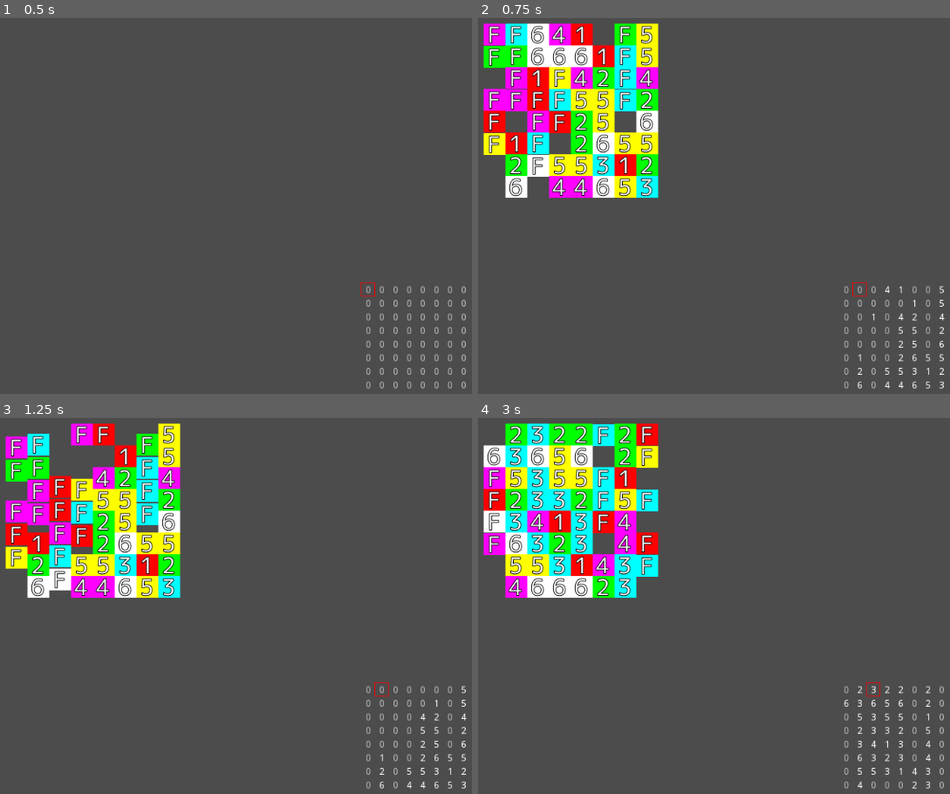
Above: before the commit, frames 1-4 (two rows, left to right).
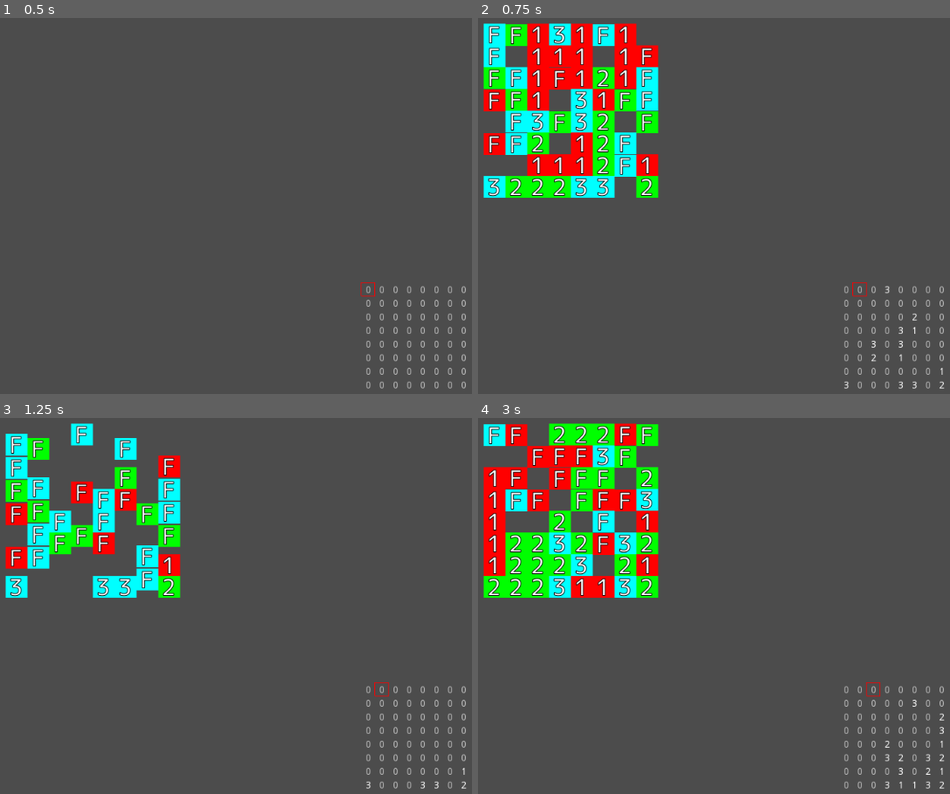
Above: after the commit, the same moments.

Repository: syun77/gd_match3
Game: Godot game, scene res://Main.tscn
The game is run twice, just before and just after one commit, with the same random seed, the same clock (stepped at 60 frames per second) and the same inputs.
Inputs:
- Up to frame 1 (0.5 s): no input
- Up to frame 2 (0.75 s): tap Enter at 0.5 s; hold Right (ui_right) from 0.53 s (still down); tap R (ui_r) at 0.6 s
- Up to frame 3 (1.25 s): keep holding Right (ui_right)
- Up to frame 4 (3 s): release Right (ui_right) at 1.28 s; hold Down (ui_down) 1.28-2.03 s; tap R (ui_r) at 1.35, 2.1, 2.85 s; hold Right (ui_right) 2.03-2.78 s; hold Up (ui_up) from 2.78 s (still down)

Frame 1 is identical in both runs. In frame 2, 15% of the frame differs, in the area x 1-99%, y 1-99%; in frame 3, 15%; in frame 4, 16%.

Commit message:
消去不具合を修正

Diff:
--- a/TestMatch3/FieldMgr.gd
+++ b/TestMatch3/FieldMgr.gd
@@ -101,7 +101,7 @@
 	_tiles = []
 
 	for idx in range(_field.width * _field.height):
-		var v = randi()%7
+		var v = randi()%4
 		_field.set_idx(idx, v)
 		if v == Array2.EMPTY:
 			continue
@@ -132,10 +132,9 @@
 				# 空なので判定不要.
 				continue
 
-			tmp.fill(0)
-			tmp.setv(i, j, 2) # 消せるかもしれない候補.
-
 			for k in range(2):
+				tmp.fill(0)
+				tmp.setv(i, j, 2) # 消せるかもしれない候補.
 				var cnt = 1
 
 				# 上下を調べる.
